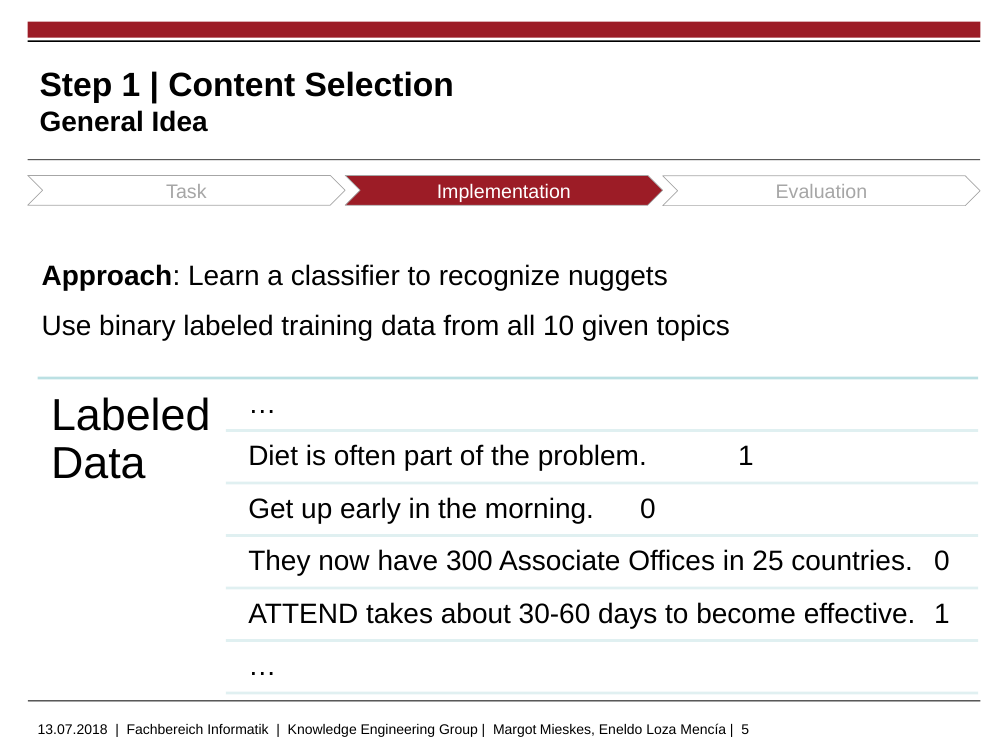
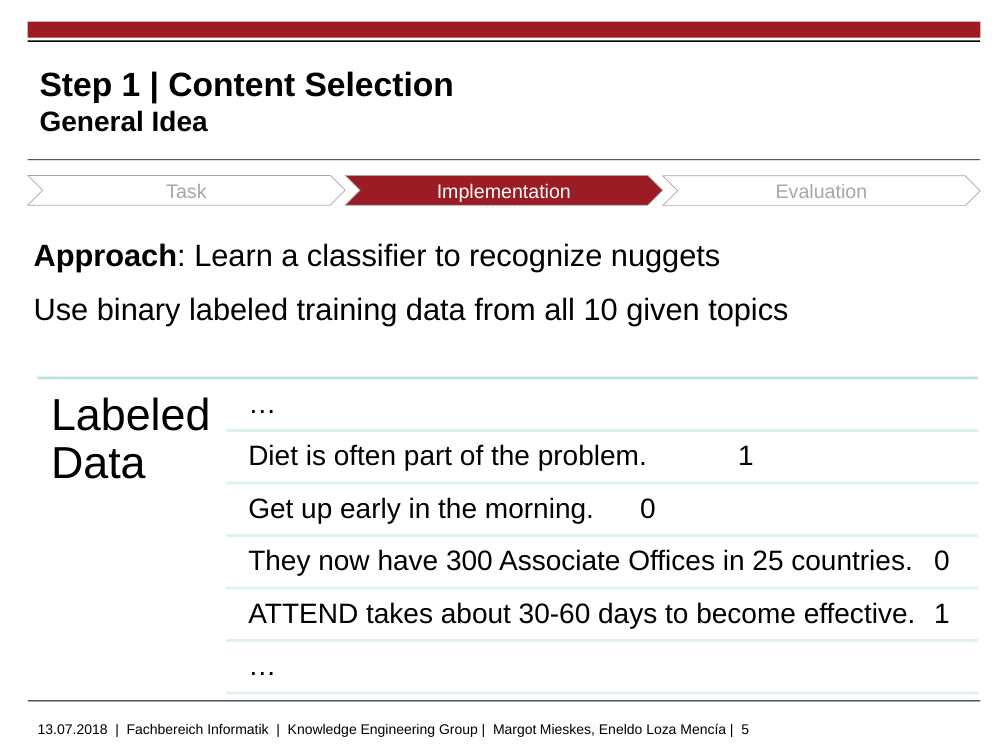
Before and after one commit to markushoehn/Auto_TextSum, a slide deck: slide 5 of presentation/20180713 Gruppe 5 - final m.pptx. Drawn at 1008x756 pixels with LibreOffice and Linux fonts; fonts in the diff are those of the drawing; background and template pictures are left out. Boxes give left, top, right and bottom in pixels: in the first picture for what was removed or moved away, otherwise in the second. Text is boxed around its words. In the diff, an @@ line names an element or a change of style, - is before the commit and + after.

```diff
--- a/presentation/20180713 Gruppe 5 - final m.pptx
+++ b/presentation/20180713 Gruppe 5 - final m.pptx
@@ text "Approach: Learn a classifier to ...": place and size @@
-text "Approach: Learn a classifier to ..." at (42,264,730,340)
+text "Approach: Learn a classifier to ..." at (34,243,788,325)
@@ text "Approach: Learn a classifier to ..." at (34,243,788,325): size 20 to 22 pt @@
```
Also in this commit, not shown: 6 other slides changed, 8 other files.
